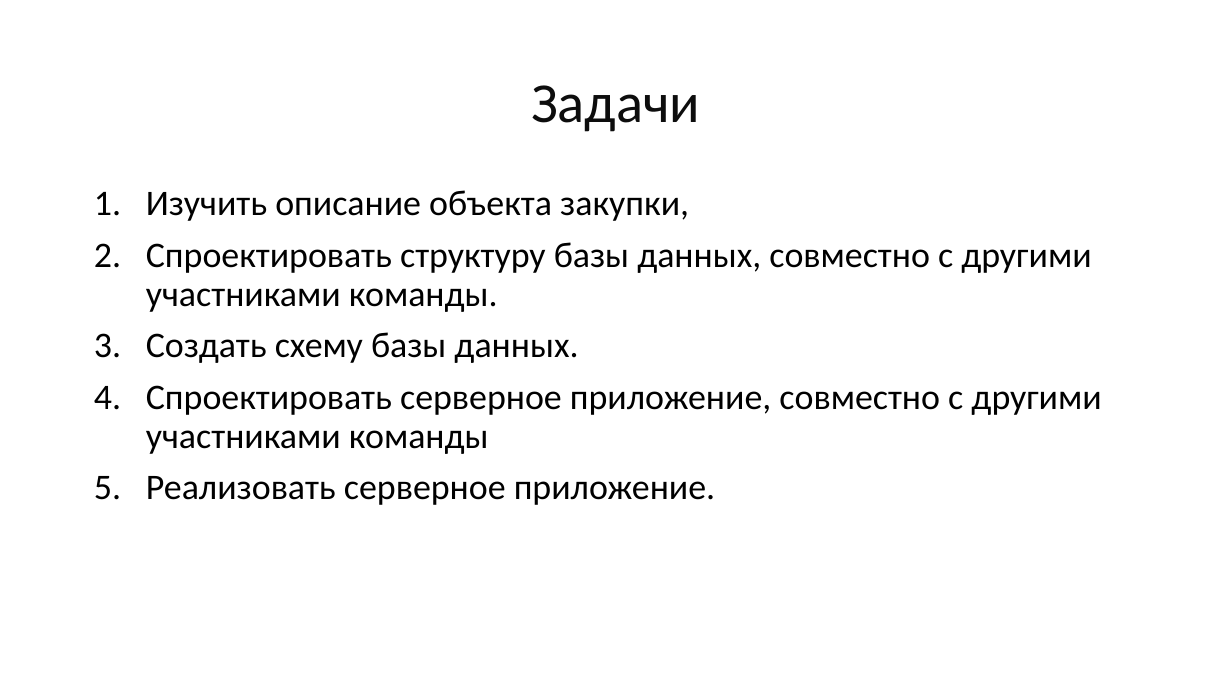
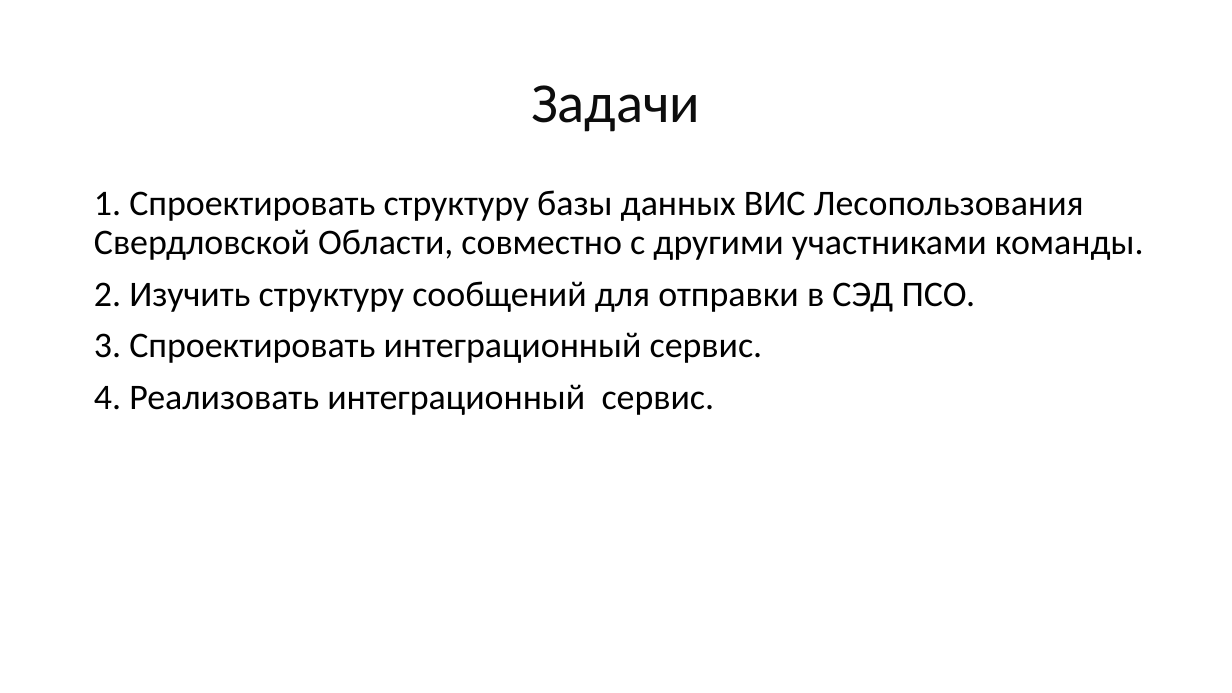
Before and after one commit to mcdodik20008/docs, a slide deck: slide 9 of Презентация.pptx. Drawn at 1232x693 pixels with LibreOffice and Linux fonts; fonts in the diff are those of the drawing. Boxes give left, top, right and bottom in pixels: in the first picture for what was removed or moved away, otherwise in the second. Text is boxed around its words. In the diff, an @@ line names an element or a change of style, - is before the commit and + after.

```diff
--- a/Презентация.pptx
+++ b/Презентация.pptx
@@ text at (x1=94, y1=190, x2=1144, y2=415): text changed; text colour #303030 to #000000 @@
-1. Изучить описание объекта закупки,
-2. Спроектировать структуру базы данных, совместно с другими участниками команды.
-3. Создать схему базы данных.
-4. Спроектировать серверное приложение, совместно с другими участниками команды
-5. Реализовать серверное приложение.
+1. Спроектировать структуру базы данных ВИС Лесопользования Свердловской Области, совместно с другими участниками команды.
+2. Изучить структуру сообщений для отправки в СЭД ПСО.
+3. Спроектировать интеграционный сервис.
+4. Реализовать интеграционный сервис.
```
Also in this commit, not shown: 11 other slides changed, 2 other files.
